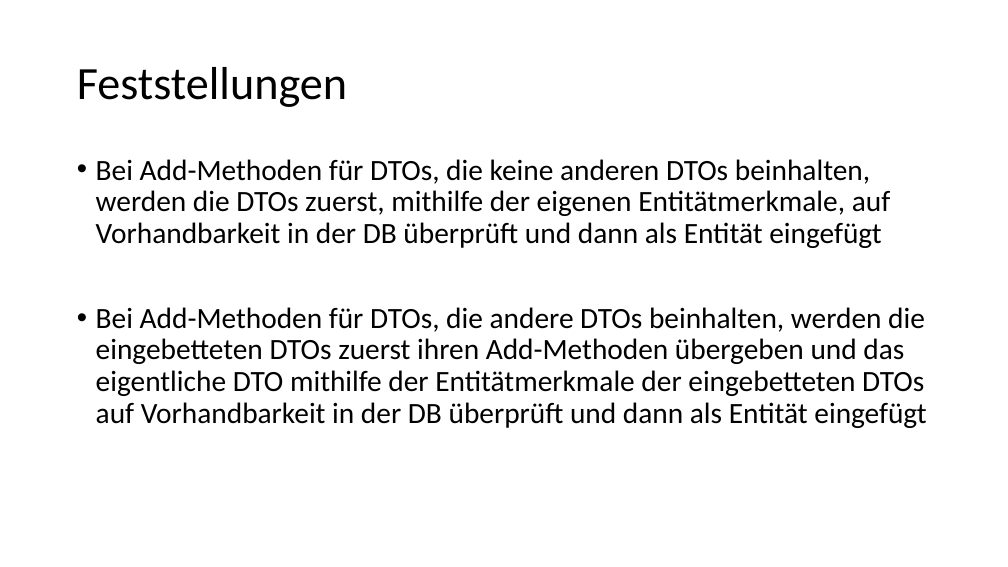
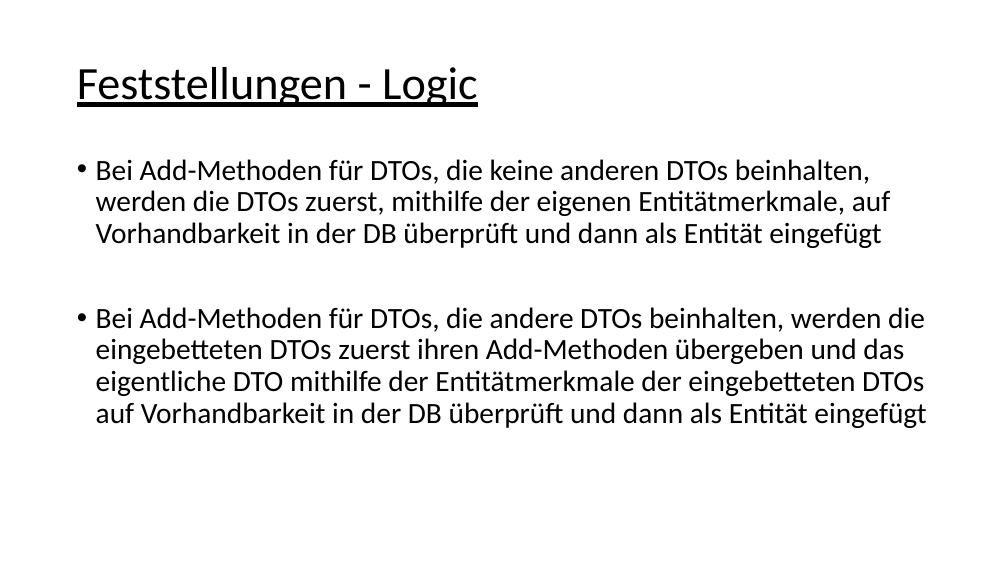
Before and after one commit to ValentinDuerk/Library_DBI_4chif, a slide deck: slide 5 of Library.pptx (slide 4 before the commit). Drawn at 1008x567 pixels with LibreOffice and Linux fonts; fonts in the diff are those of the drawing. Boxes give left, top, right and bottom in pixels: in the first picture for what was removed or moved away, otherwise in the second. Text is boxed around its words. In the diff, an @@ line names an element or a change of style, - is before the commit and + after.

```diff
--- a/Library.pptx
+++ b/Library.pptx
@@ title at <box>77,67,478,107</box>: text changed @@
-Feststellungen
+Feststellungen - Logic
```
Also in this commit, not shown: 3 other slides changed, 3 slides added, 1 other file.
